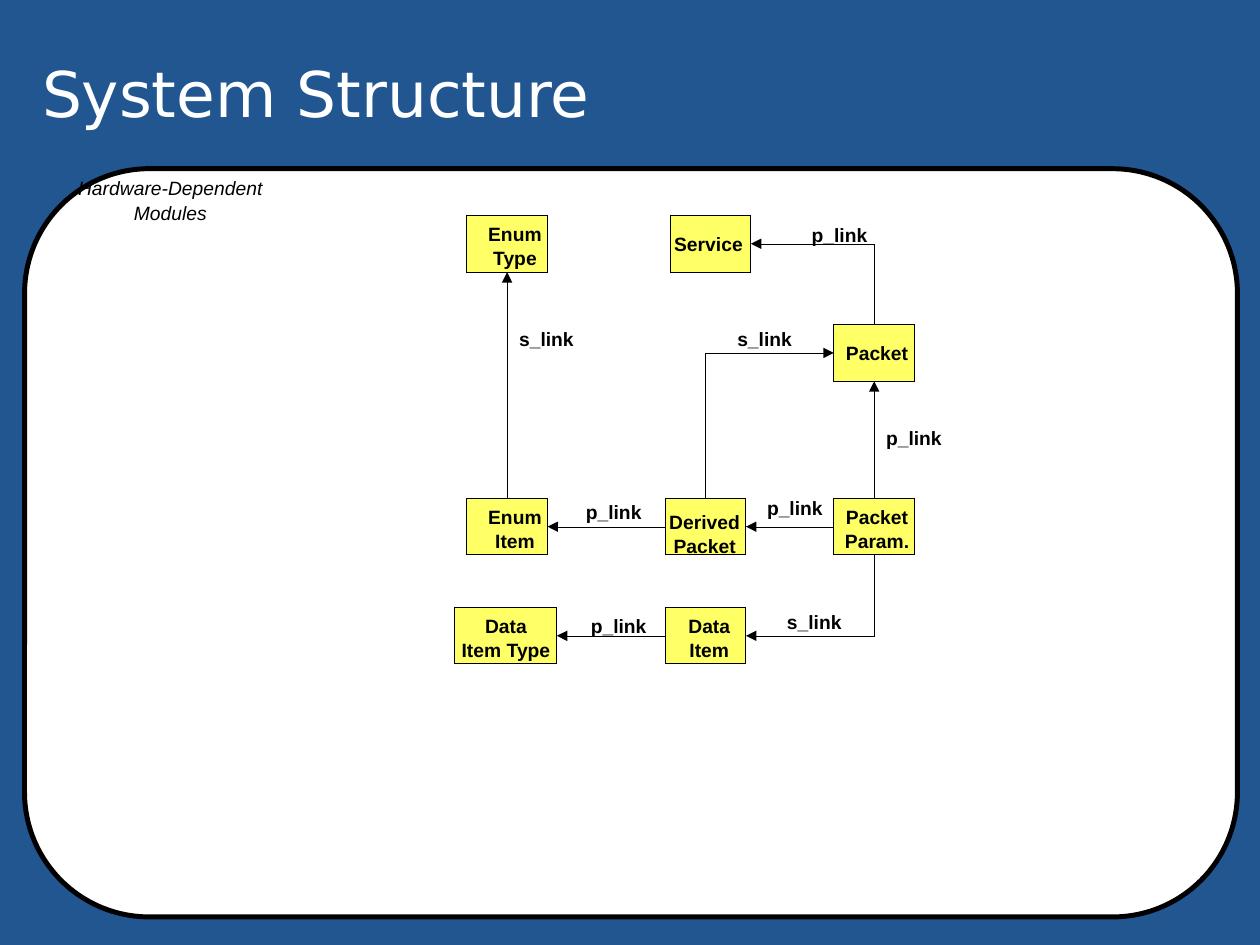
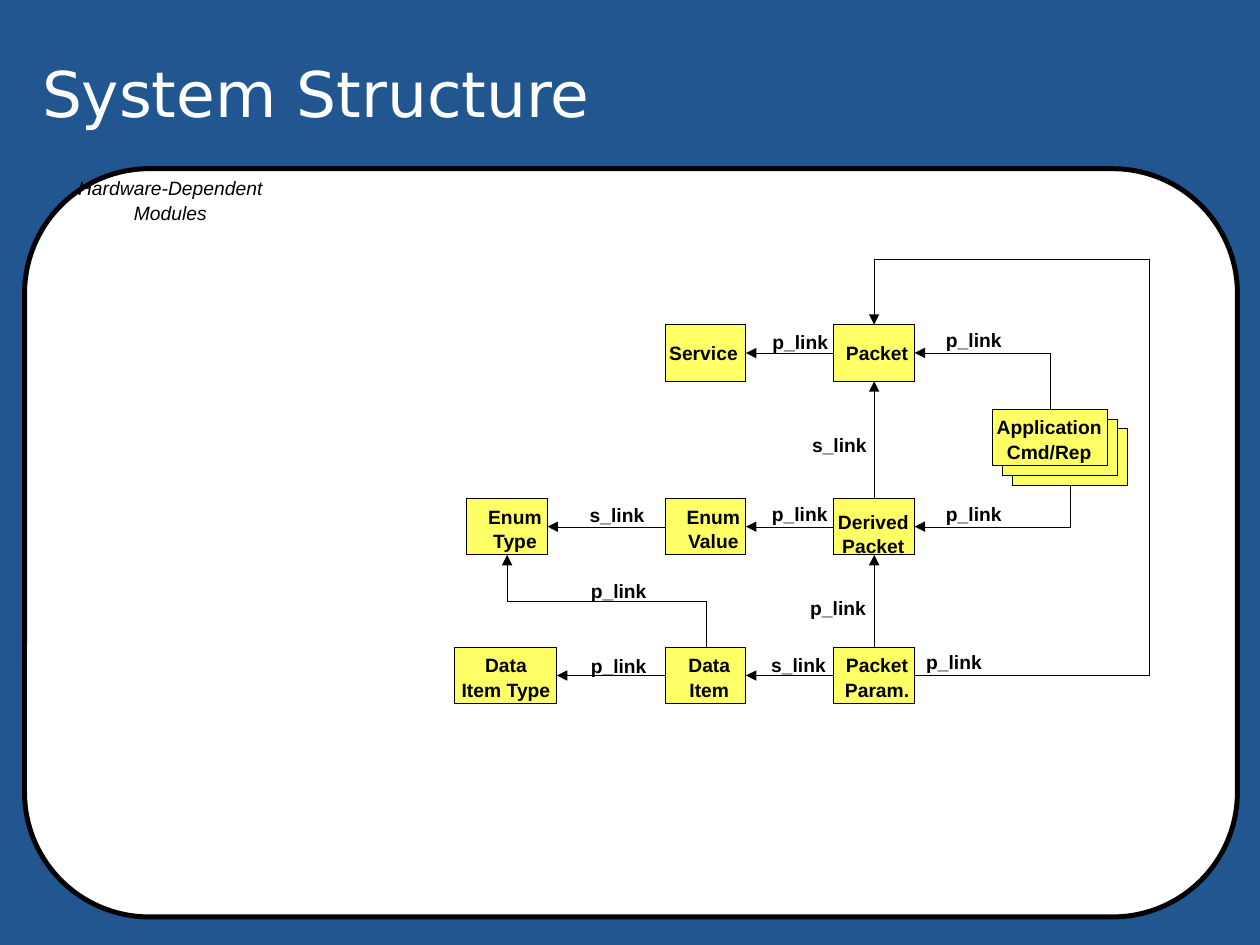
Before and after one commit to pnp-software/cordetfw_editor, a slide deck: slide 5 of editor/static/odp/Figures.odp. Drawn at 1260x945 pixels with LibreOffice and Linux fonts; fonts in the diff are those of the drawing; background and template pictures are left out. Boxes give left, top, right and bottom in pixels: in the first picture for what was removed or moved away, otherwise in the second. Text is boxed around its words. In the diff, an @@ line names an element or a change of style, - is before the commit and + after.

```diff
--- a/editor/static/odp/Figures.odp
+++ b/editor/static/odp/Figures.odp
@@ elbow arrow added from (915, 675) to (874, 325), #000000 0 pt @@
@@ elbow arrow removed from (507, 499) to (508, 272) @@
@@ rectangle: place and size @@
-rectangle at (670, 215, 751, 272)
+rectangle at (665, 325, 746, 382)
@@ text "p_link": place and size @@
-text "p_link" at (812, 228, 868, 246)
+text "p_link" at (772, 335, 828, 353)
@@ text "Service": place and size @@
-text "Service" at (674, 237, 743, 252)
+text "Service" at (669, 346, 738, 361)
@@ elbow arrow moved from (874, 325) - (751, 244) to (834, 353) - (746, 353) @@
@@ elbow arrow moved from (706, 499) - (834, 353) to (1050, 410) - (915, 353) @@
@@ text added at (946, 333, 1002, 351), 11 pt, text #000000, bold @@
+p_link
@@ rectangle added at (993, 410, 1108, 466), fill #FFFF66, outline #000000 0 pt @@
@@ text "s_link": place and size @@
-text "s_link" at (737, 332, 792, 349)
+text "s_link" at (812, 438, 867, 455)
@@ text added at (997, 420, 1102, 463), 11 pt, text #000000, bold @@
+Application
+Cmd/Rep
@@ rectangle added at (1003, 420, 1118, 476), fill #FFFF66, outline #000000 0 pt @@
@@ rectangle added at (1012, 428, 1126, 485), fill #FFFF66, outline #000000 0 pt @@
@@ text "Enum": place and size @@
-text "Enum" at (488, 227, 541, 269)
+text "Enum" at (488, 510, 541, 552)
@@ text "s_link": place and size @@
-text "s_link" at (519, 332, 574, 349)
+text "s_link" at (590, 508, 645, 525)
@@ text "Enum": place and size @@
-text "Enum" at (488, 510, 541, 548)
+text "Enum" at (687, 510, 740, 548)
@@ text "p_link": place and size @@
-text "p_link" at (767, 501, 823, 519)
+text "p_link" at (772, 507, 828, 525)
@@ text "Derived": place and size @@
-text "Derived" at (669, 515, 740, 557)
+text "Derived" at (838, 515, 909, 557)
@@ elbow arrow added from (1070, 485) to (915, 527), #000000 0 pt @@
@@ text "p_link": place and size @@
-text "p_link" at (886, 431, 942, 449)
+text "p_link" at (946, 507, 1002, 525)
@@ text at (688, 534, 738, 548): text changed @@
-Item
+Value
@@ elbow arrow added from (706, 648) to (507, 554), #000000 0 pt @@
@@ elbow arrow moved from (874, 554) - (746, 636) to (874, 648) - (874, 554) @@
@@ text "p_link": place and size @@
-text "p_link" at (591, 619, 647, 637)
+text "p_link" at (591, 584, 647, 602)
@@ text added at (810, 601, 866, 619), 11 pt, text #000000, bold @@
+p_link
@@ text "p_link": place and size @@
-text "p_link" at (586, 505, 642, 523)
+text "p_link" at (591, 659, 647, 677)
@@ 2 texts, 2 rectangles, 1 elbow arrow: place and size @@
-2 texts, 2 rectangles, 1 elbow arrow at (455, 607, 746, 664)
+2 texts, 2 rectangles, 1 elbow arrow at (455, 648, 746, 704)
@@ text "s_link": place and size @@
-text "s_link" at (787, 615, 842, 632)
+text "s_link" at (771, 658, 826, 676)
@@ rectangle: place and size @@
-rectangle at (466, 215, 547, 272)
+rectangle at (834, 648, 915, 704)
@@ text "Packet": place and size @@
-text "Packet" at (845, 510, 909, 548)
+text "Packet" at (845, 658, 909, 697)
@@ text added at (926, 655, 982, 673), 11 pt, text #000000, bold @@
+p_link
@@ elbow arrow added from (834, 675) to (746, 675), #000000 0 pt @@
```
Also in this commit, not shown: 14 other files.
